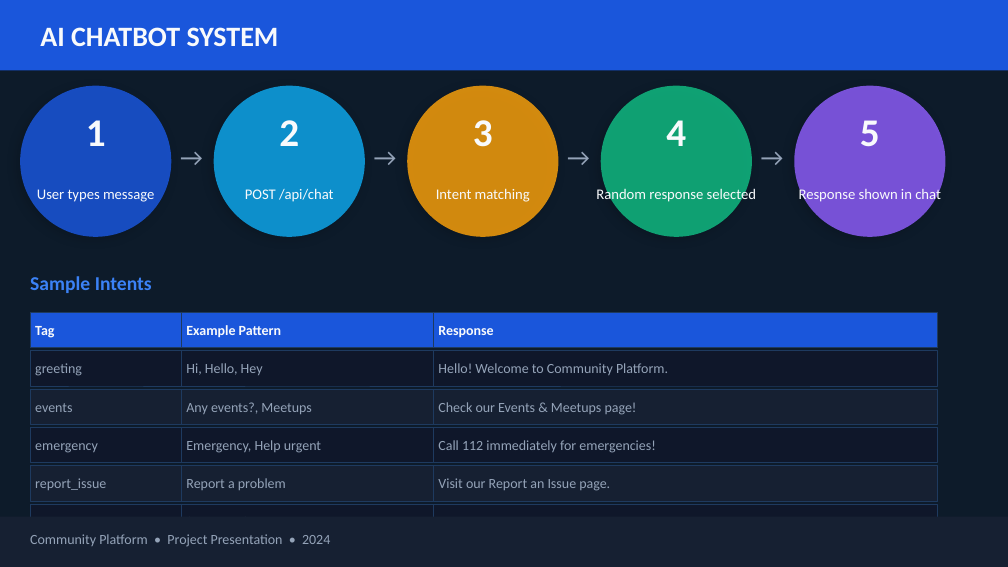
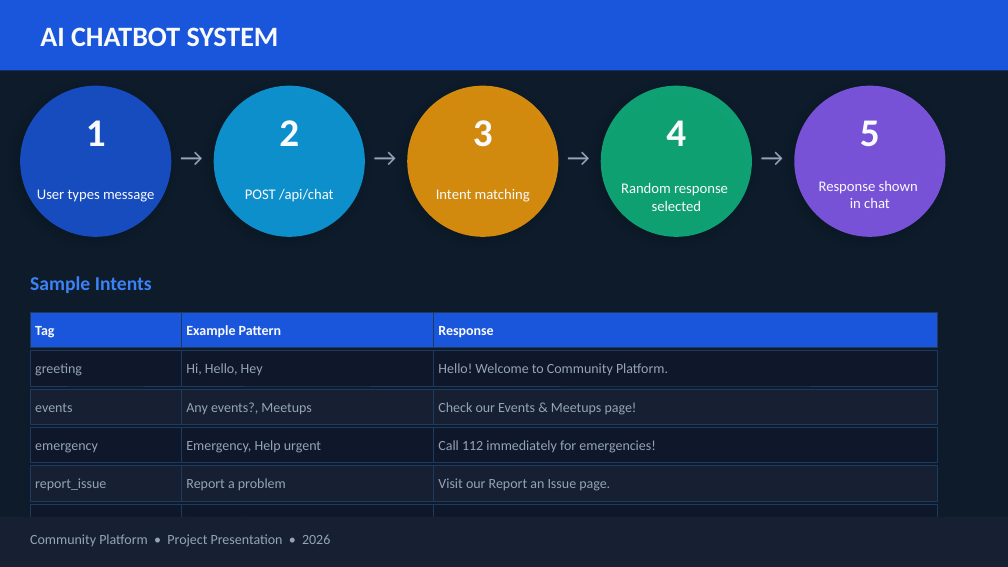
Before and after one commit to steelrt/Comunity_Support, a slide deck: slide 5 of files/Community_Platform_Presentation.pptx (slide 7 before the commit). Drawn at 1008x567 pixels with LibreOffice and Linux fonts; fonts in the diff are those of the drawing. Boxes give left, top, right and bottom in pixels: in the first picture for what was removed or moved away, otherwise in the second. Text is boxed around its words. In the diff, an @@ line names an element or a change of style, - is before the commit and + after.

```diff
--- a/files/Community_Platform_Presentation.pptx
+++ b/files/Community_Platform_Presentation.pptx
@@ text at (621,182,728,211): text changed @@
-Random response selected
+Random response
+selected
@@ text at (819,181,918,208): text changed @@
-Response shown in chat
+Response shown
+in chat
@@ text at (30,534,330,547): text changed @@
-Community Platform • Project Presentation • 2024
+Community Platform • Project Presentation • 2026
```
Also in this commit, not shown: 7 other slides changed, 2 slides removed, 2 other files.
